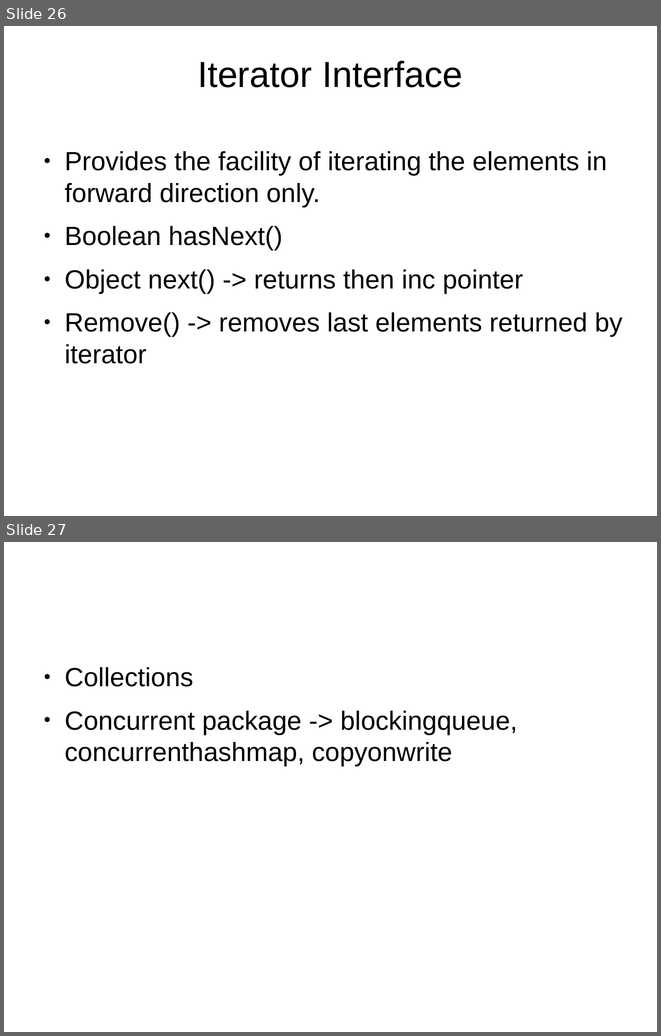
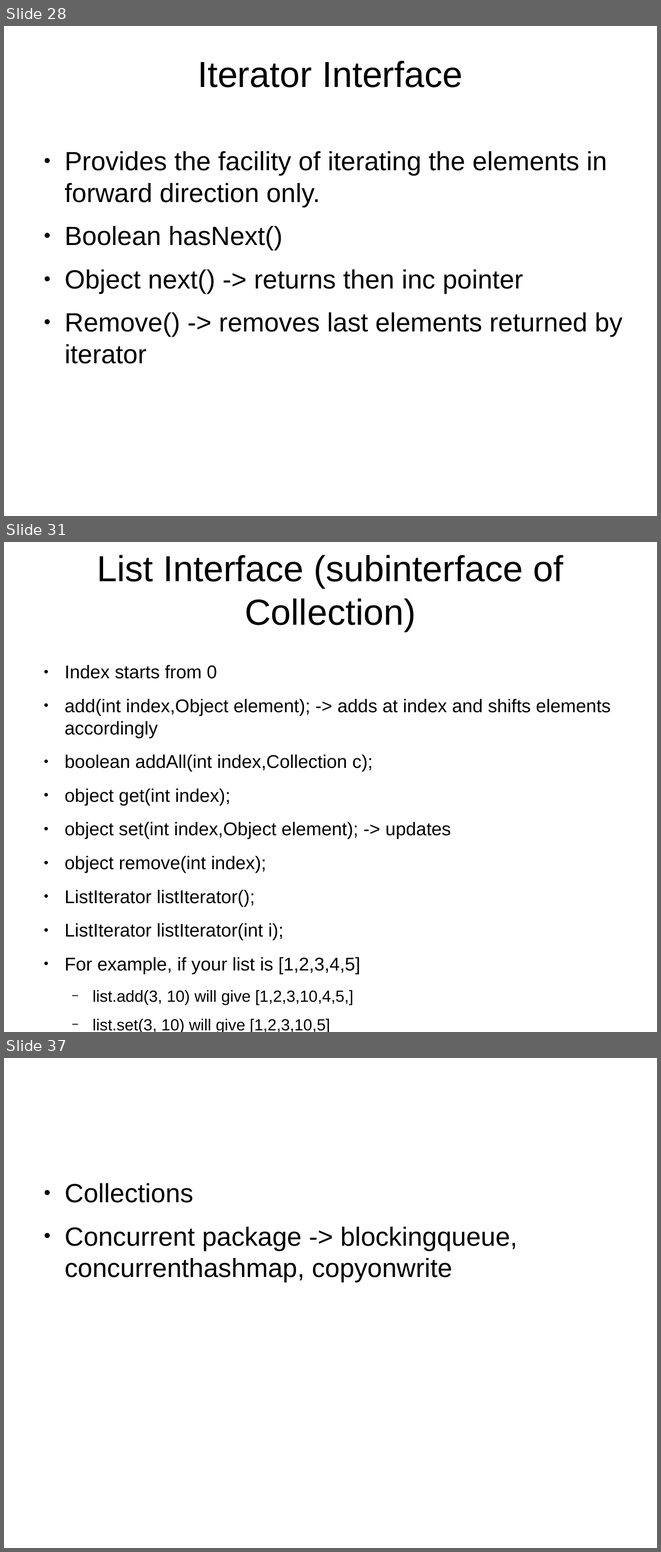
Before and after one commit to shikha-desai/Internship_PreWork, a slide deck: Java/Java_Notes.odp. Shown one above the other, each under a label of ours: slides 26 and 27 before the commit, slides 28, 31 and 37 after it; the slides between them are not shown. The pictures are 661x1036 and 661x1552 pixels, drawn with LibreOffice and Linux fonts; fonts in the diff are those of the drawing; background and template pictures are left out. Boxes give left, top, right and bottom in pixels: in the first picture for what was removed or moved away, otherwise in the second. Text is boxed around its words. In the diff, an @@ line names an element or a change of style, - is before the commit and + after.

Commit message:
Added List and Set Collection in java

```diff
--- a/Java/Java_Notes.odp
+++ b/Java/Java_Notes.odp
@@ slide 31 added at <box>4,542,657,1032</box>, background picture (left out) @@
@@ title added at <box>97,555,563,631</box>, 44 pt, text #000000 @@
+List Interface (subinterface of Collection)
@@ text added at <box>64,664,611,1032</box>, 22.4 pt, text #000000 @@
+● Index starts from 0
+● add(int index,Object element); -> adds at index and shifts elements accordingly
+● boolean addAll(int index,Collection c);
+● object get(int index);
+● object set(int index,Object element); -> updates
+● object remove(int index);
+● ListIterator listIterator();
+● ListIterator listIterator(int i);
+● For example, if your list is [1,2,3,4,5]
+  − list.add(3, 10) will give [1,2,3,10,4,5,]
+  − list.set(3, 10) will give [1,2,3,10,5]
@@ what was slide 26 is now slide 28 @@
@@ what was slide 27 is now slide 37 @@
```
Also in this commit, not shown: 1 slide changed, 9 other slides added, 2 other files.
